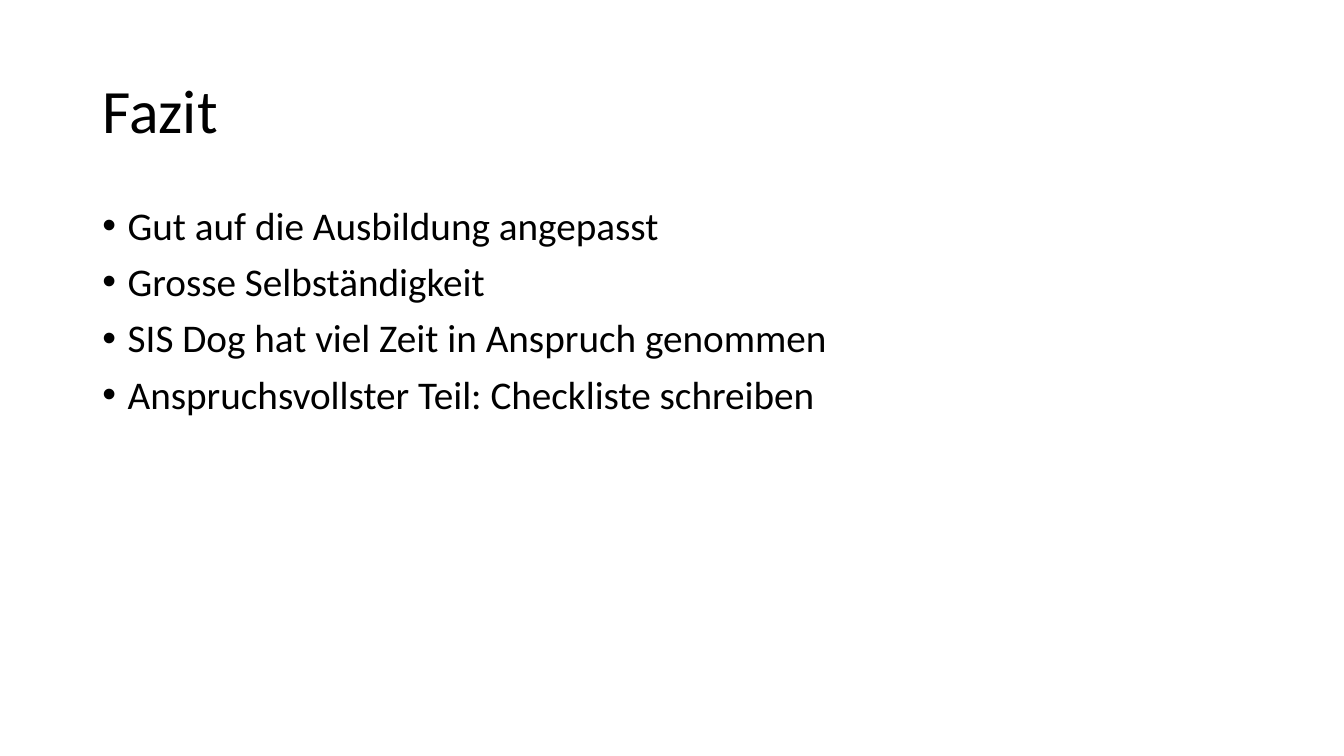
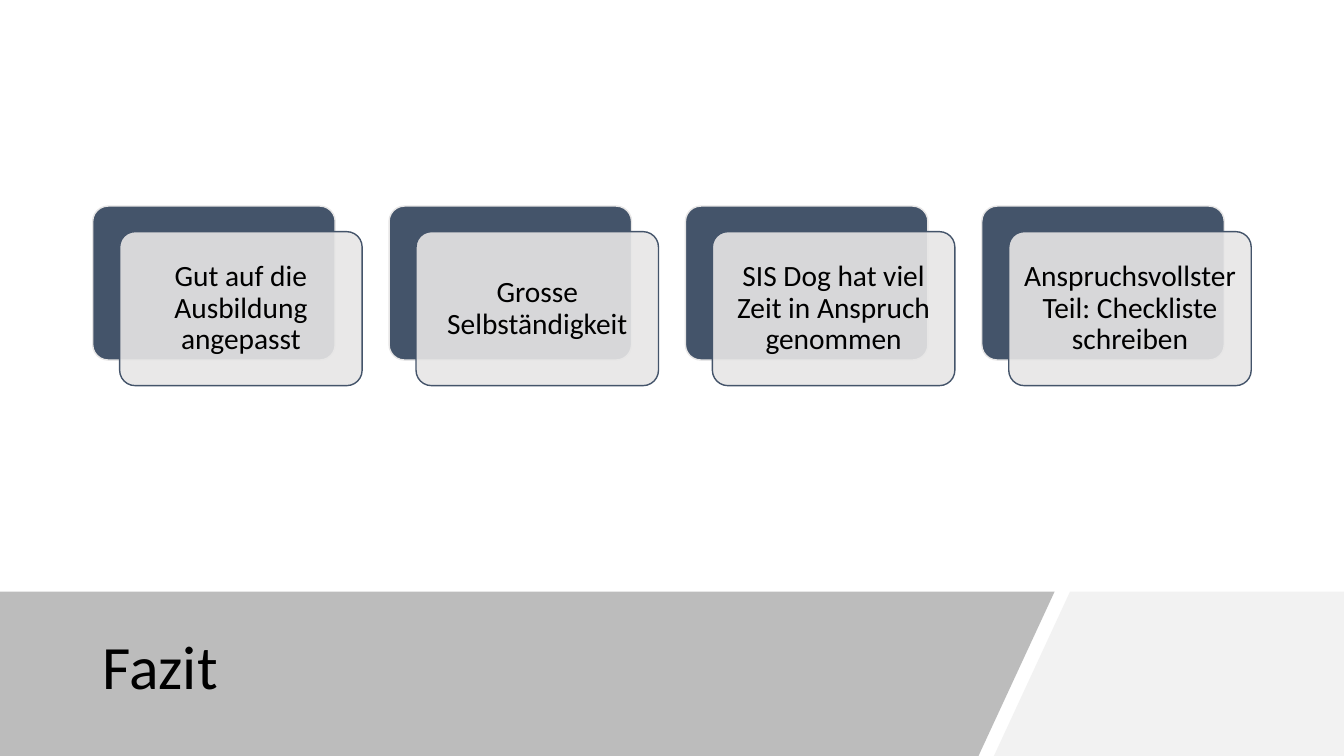
Before and after one commit to AkazeX/Schule, a slide deck: slide 23 of IPA.pptx (slide 22 before the commit). Drawn at 1344x756 pixels with LibreOffice and Linux fonts; fonts in the diff are those of the drawing. Boxes give left, top, right and bottom in pixels: in the first picture for what was removed or moved away, otherwise in the second. Text is boxed around its words. In the diff, an @@ line names an element or a change of style, - is before the commit and + after.

```diff
--- a/IPA.pptx
+++ b/IPA.pptx
@@ text removed at box(128, 212, 826, 416) @@
-• Gut auf die Ausbildung angepasst
-• Grosse Selbständigkeit
-• SIS Dog hat viel Zeit in Anspruch genommen
-• Anspruchsvollster Teil: Checkliste schreiben
@@ group added at box(93, 206, 1252, 386): 8 rounded rectangles, 4 texts @@
+Gut auf die Ausbildung angepasst
+Grosse Selbständigkeit
+SIS Dog hat viel Zeit in Anspruch genommen
+Anspruchsvollster Teil: Checkliste schreiben
@@ freeform shape added at box(0, 592, 1055, 756), fill #595959 at 40% opacity @@
@@ freeform shape added at box(994, 592, 1344, 756), fill #F2F2F2 @@
@@ title "Fazit": place and size @@
-title "Fazit" at box(102, 90, 217, 134)
+title "Fazit" at box(102, 646, 217, 690)
```
Also in this commit, not shown: 18 other slides changed, 2 slides added, 1 slide removed, 1 other file.
